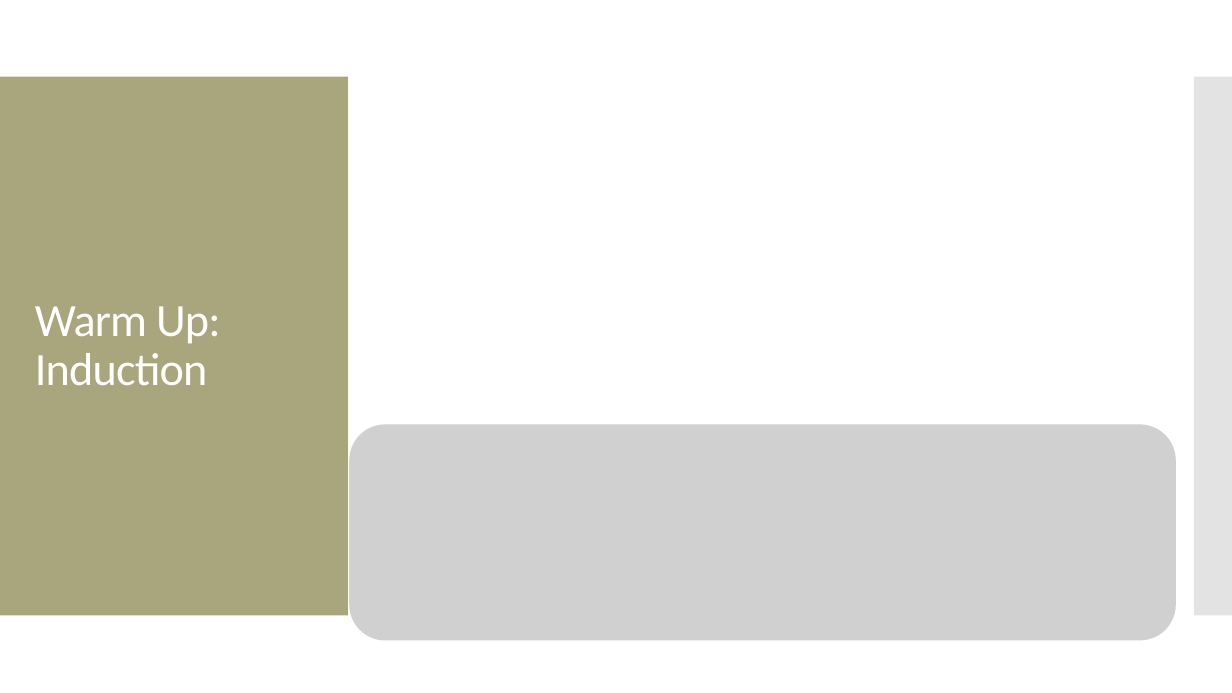
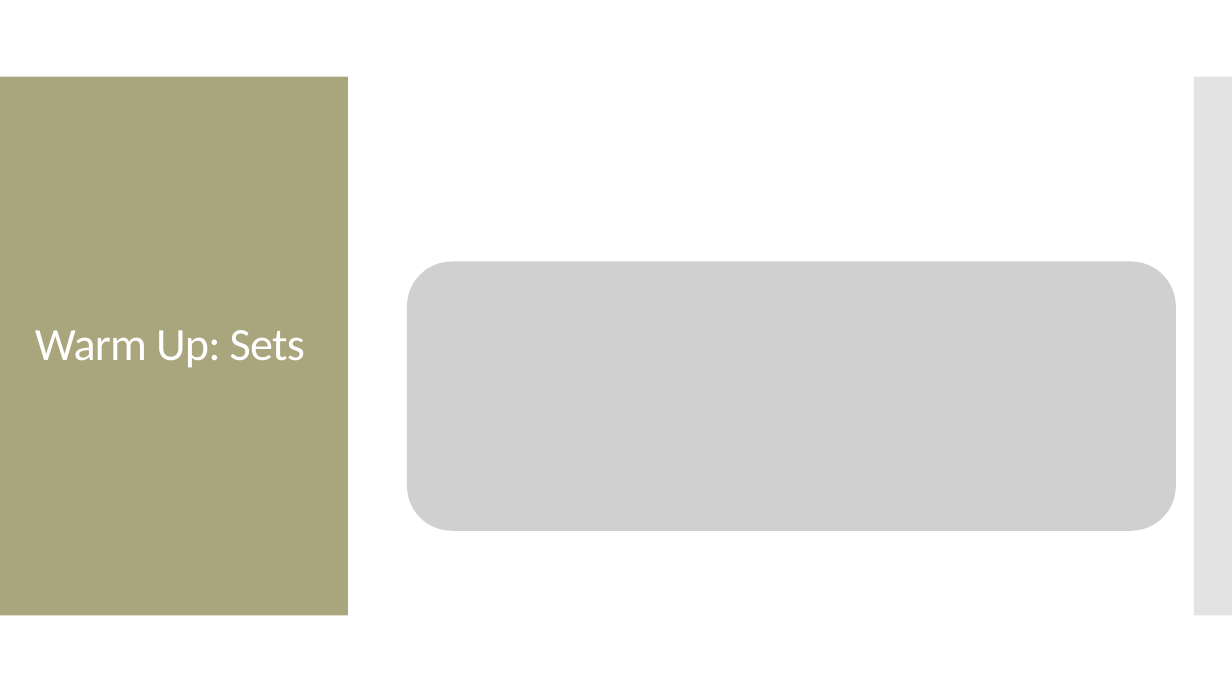
Before and after one commit to amosca01/MATH220-S24, a slide deck: slide 3 of slides/08-functions.pptx. Drawn at 1232x693 pixels with LibreOffice and Linux fonts; fonts in the diff are those of the drawing; grey boxes stand for pictures. Boxes give left, top, right and bottom in pixels: in the first picture for what was removed or moved away, otherwise in the second. Text is boxed around its words. In the diff, an @@ line names an element or a change of style, - is before the commit and + after.

```diff
--- a/slides/08-functions.pptx
+++ b/slides/08-functions.pptx
@@ picture: place and size @@
-picture at [349, 424, 1177, 640]
+picture at [407, 262, 1176, 531]
@@ title at [35, 330, 305, 368]: text changed @@
-Warm Up: Induction
+Warm Up: Sets
```
Also in this commit, not shown: 11 other slides changed, 22 slides added, 17 slides removed, 5 other files.
